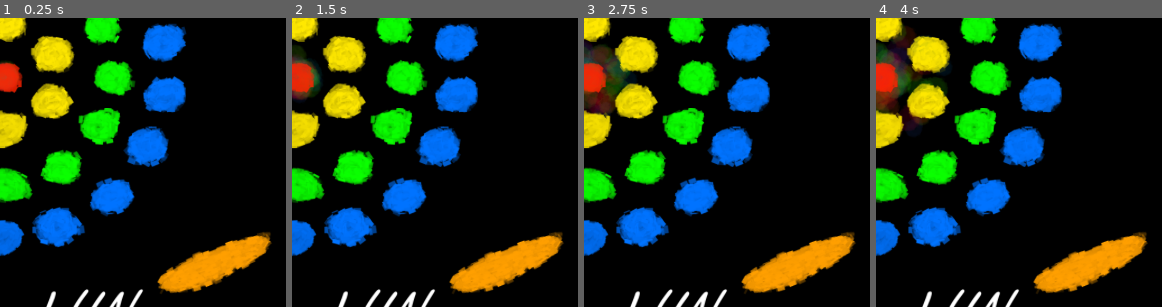
Above: before the commit, frames 1-4 (left to right).
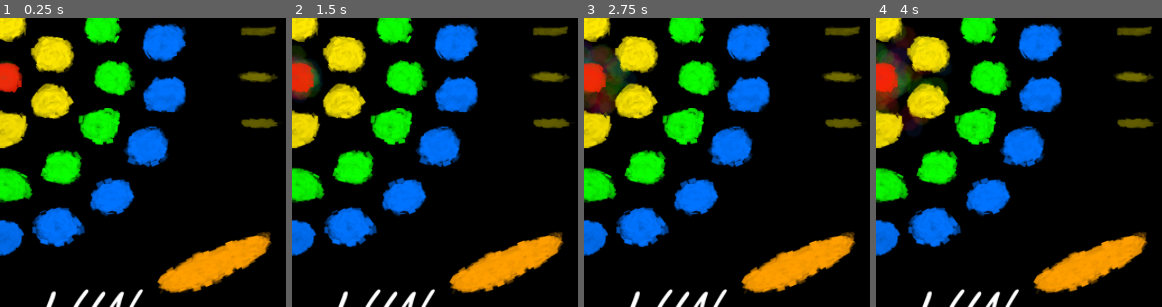
Above: after the commit, the same moments.

Repository: Sarvarian/Nimatron2021
Game: Godot game, scene res://main.tscn
The game is run twice, just before and just after one commit, with the same random seed, the same clock (stepped at 60 frames per second) and the same inputs.
Inputs (mouse positions are % of the whole screen's width and height, from its top left):
- Up to frame 1 (0.25 s): no input
- Up to frame 2 (1.5 s): tap Enter at 0.5 s; move the mouse to (73, 44) at 0.52 s; click (73, 44) at 0.67 s; click (88, 83) at 1.25 s
- Up to frame 3 (2.75 s): move the mouse to (29, 55) at 2.02 s; click (29, 55) at 2.17 s
- Up to frame 4 (4 s): move the mouse to (61, 27) at 2.77 s; click (61, 27) at 2.92 s; move the mouse to (45, 70) at 3.52 s; click (45, 70) at 3.67 s
The pictures show only the part of the screen within x 49-99%, y 39-89%; the shares and areas given below are measured in that part.

The runs differ from the first frame. In frame 1, 1.1% of the frame differs, in the area x 83-98%, y 2-39%; in frame 2, 1.1%; in frame 3, 1.1%; in frame 4, 1.1%.

Commit message:
working on ai

Diff:
--- a/aban/statics/static.gd
+++ /dev/null
@@ -1,2 +0,0 @@
-class_name Static
-extends Object
--- a/builder.gd
+++ /dev/null
@@ -1,8 +0,0 @@
-class_name Builder
-extends Node
-
-
-static func player(main: Node) -> Object:
-	var player = Player.new()
-	player.main = main
-	return player
--- a/main.gd
+++ b/main.gd
@@ -2,9 +2,14 @@
 extends Node
 
 
+var rng : RandomNumberGenerator = RandomNumberGenerator.new()
 var line_buttons_state : PoolByteArray = [false, false, false, false]
 var this_turn_lights : Array = []
 var previous_line : int = 0
+
+
+func _ready() -> void:
+	rng.randomize()
 
 
 func _on_CircleInput_gui_input(event : InputEvent) -> void:
--- a/main.tscn
+++ b/main.tscn
@@ -45,6 +45,131 @@
 [ext_resource path="res://z1939_nimatron/assets/art/submit_button/submit_button_green.tres" type="Texture" id=43]
 [ext_resource path="res://z1939_nimatron/assets/art/submit_button/submit_button_red.tres" type="Texture" id=44]
 [ext_resource path="res://z1939_nimatron/scripts/submit_button.gd" type="Script" id=45]
+[ext_resource path="res://z1939_nimatron/assets/art/stars/star_on_2.tres" type="Texture" id=46]
+[ext_resource path="res://z1939_nimatron/assets/art/stars/star_off_2.tres" type="Texture" id=47]
+[ext_resource path="res://z1939_nimatron/assets/art/stars/star_off_0.tres" type="Texture" id=48]
+[ext_resource path="res://z1939_nimatron/assets/art/stars/star_on_0.tres" type="Texture" id=49]
+[ext_resource path="res://z1939_nimatron/assets/art/stars/star_off_1.tres" type="Texture" id=50]
+[ext_resource path="res://z1939_nimatron/assets/art/stars/star_on_1.tres" type="Texture" id=51]
+[ext_resource path="res://z1939_nimatron/scripts/stars.gd" type="Script" id=52]
+
+[sub_resource type="Animation" id=11]
+length = 1.8
+tracks/0/type = "value"
+tracks/0/path = NodePath("Star0:animation")
+tracks/0/interp = 1
+tracks/0/loop_wrap = true
+tracks/0/imported = false
+tracks/0/enabled = true
+tracks/0/keys = {
+"times": PoolRealArray( 0, 1.5 ),
+"transitions": PoolRealArray( 1, 1 ),
+"update": 1,
+"values": [ "Off", "On" ]
+}
+tracks/1/type = "value"
+tracks/1/path = NodePath("Star1:animation")
+tracks/1/interp = 1
+tracks/1/loop_wrap = true
+tracks/1/imported = false
+tracks/1/enabled = true
+tracks/1/keys = {
+"times": PoolRealArray( 0, 1 ),
+"transitions": PoolRealArray( 1, 1 ),
+"update": 1,
+"values": [ "Off", "On" ]
+}
+tracks/2/type = "value"
+tracks/2/path = NodePath("Star2:animation")
+tracks/2/interp = 1
+tracks/2/loop_wrap = true
+tracks/2/imported = false
+tracks/2/enabled = true
+tracks/2/keys = {
+"times": PoolRealArray( 0, 0.5 ),
+"transitions": PoolRealArray( 1, 1 ),
+"update": 1,
+"values": [ "Off", "On" ]
+}
+
+[sub_resource type="Animation" id=12]
+length = 0.9
+loop = true
+tracks/0/type = "value"
+tracks/0/path = NodePath("Star0:animation")
+tracks/0/interp = 1
+tracks/0/loop_wrap = true
+tracks/0/imported = false
+tracks/0/enabled = true
+tracks/0/keys = {
+"times": PoolRealArray( 0, 0.3 ),
+"transitions": PoolRealArray( 1, 1 ),
+"update": 1,
+"values": [ "On", "Off" ]
+}
+tracks/1/type = "value"
+tracks/1/path = NodePath("Star1:animation")
+tracks/1/interp = 1
+tracks/1/loop_wrap = true
+tracks/1/imported = false
+tracks/1/enabled = true
+tracks/1/keys = {
+"times": PoolRealArray( 0.3, 0.6 ),
+"transitions": PoolRealArray( 1, 1 ),
+"update": 1,
+"values": [ "On", "Off" ]
+}
+tracks/2/type = "value"
+tracks/2/path = NodePath("Star2:animation")
+tracks/2/interp = 1
+tracks/2/loop_wrap = true
+tracks/2/imported = false
+tracks/2/enabled = true
+tracks/2/keys = {
+"times": PoolRealArray( 0.6, 0.9 ),
+"transitions": PoolRealArray( 1, 1 ),
+"update": 1,
+"values": [ "On", "Off" ]
+}
+
+[sub_resource type="SpriteFrames" id=13]
+animations = [ {
+"frames": [ ExtResource( 49 ) ],
+"loop": false,
+"name": "On",
+"speed": 0.0
+}, {
+"frames": [ ExtResource( 48 ) ],
+"loop": false,
+"name": "Off",
+"speed": 0.0
+} ]
+
+[sub_resource type="SpriteFrames" id=14]
+animations = [ {
+"frames": [ ExtResource( 51 ) ],
+"loop": false,
+"name": "On",
+"speed": 0.0
+}, {
+"frames": [ ExtResource( 50 ) ],
+"loop": false,
+"name": "Off",
+"speed": 0.0
+} ]
+
+[sub_resource type="SpriteFrames" id=15]
+animations = [ {
+"frames": [ ExtResource( 46 ) ],
+"loop": false,
+"name": "On",
+"speed": 0.0
+}, {
+"frames": [ ExtResource( 47 ) ],
+"loop": false,
+"name": "Off",
+"speed": 0.0
+} ]
 
 [sub_resource type="SpriteFrames" id=5]
 animations = [ {
@@ -1020,6 +1145,63 @@
 z_index = -1
 texture = ExtResource( 20 )
 
+[node name="Texts" type="Node2D" parent="."]
+scale = Vector2( 0.14, 0.14 )
+__meta__ = {
+"_edit_group_": true,
+"_edit_lock_": true
+}
+
+[node name="az_nimatron_says" type="Sprite" parent="Texts"]
+position = Vector2( 1638, 396 )
+texture = ExtResource( 41 )
+__meta__ = {
+"_edit_lock_": true
+}
+
+[node name="who_extenguishes" type="Sprite" parent="Texts"]
+position = Vector2( 387, 2088 )
+rotation = -1.5708
+texture = ExtResource( 40 )
+__meta__ = {
+"_edit_lock_": true
+}
+
+[node name="the_last_light_wins" type="Sprite" parent="Texts"]
+position = Vector2( 1674, 3915 )
+texture = ExtResource( 42 )
+__meta__ = {
+"_edit_lock_": true
+}
+
+[node name="Stars" type="Node2D" parent="."]
+position = Vector2( 555, 300 )
+scale = Vector2( 0.14, 0.14 )
+script = ExtResource( 52 )
+__meta__ = {
+"_edit_group_": true,
+"_edit_lock_": true
+}
+
+[node name="AnimationPlayer" type="AnimationPlayer" parent="Stars"]
+anims/Reset = SubResource( 11 )
+anims/Thinking = SubResource( 12 )
+
+[node name="Star0" type="AnimatedSprite" parent="Stars"]
+position = Vector2( -13.5, -324 )
+frames = SubResource( 13 )
+animation = "Off"
+
+[node name="Star1" type="AnimatedSprite" parent="Stars"]
+position = Vector2( -13.5, 0 )
+frames = SubResource( 14 )
+animation = "Off"
+
+[node name="Star2" type="AnimatedSprite" parent="Stars"]
+position = Vector2( 0, 324 )
+frames = SubResource( 15 )
+animation = "Off"
+
 [node name="CircleInput" type="Control" parent="."]
 anchor_right = 1.0
 anchor_bottom = 1.0
@@ -1087,35 +1269,6 @@
 "_edit_use_anchors_": false
 }
 
-[node name="Texts" type="Node2D" parent="."]
-scale = Vector2( 0.14, 0.14 )
-__meta__ = {
-"_edit_group_": true,
-"_edit_lock_": true
-}
-
-[node name="az_nimatron_says" type="Sprite" parent="Texts"]
-position = Vector2( 1638, 396 )
-texture = ExtResource( 41 )
-__meta__ = {
-"_edit_lock_": true
-}
-
-[node name="who_extenguishes" type="Sprite" parent="Texts"]
-position = Vector2( 387, 2088 )
-rotation = -1.5708
-texture = ExtResource( 40 )
-__meta__ = {
-"_edit_lock_": true
-}
-
-[node name="the_last_light_wins" type="Sprite" parent="Texts"]
-position = Vector2( 1674, 3915 )
-texture = ExtResource( 42 )
-__meta__ = {
-"_edit_lock_": true
-}
-
 [node name="Camera2D" type="Camera2D" parent="."]
 offset = Vector2( 300, 300 )
 current = true
@@ -1123,6 +1276,7 @@
 "_edit_lock_": true
 }
 
+[connection signal="animation_finished" from="Stars/AnimationPlayer" to="Stars" method="animation_finished"]
 [connection signal="gui_input" from="CircleInput" to="." method="_on_CircleInput_gui_input" flags=3]
 [connection signal="button_down" from="Submit/SubmitButton" to="Submit" method="down" flags=3]
 [connection signal="button_up" from="Submit/SubmitButton" to="Submit" method="up"]
--- a/aban/statics/nim.gd
+++ b/nim.gd
@@ -1,5 +1,5 @@
 class_name Nim
-extends Static
+extends Object
 
 
 static func play(
--- a/project.godot
+++ b/project.godot
@@ -10,30 +10,18 @@
 
 _global_script_classes=[ {
 "base": "Node",
-"class": "Builder",
-"language": "GDScript",
-"path": "res://builder.gd"
-}, {
-"base": "Node",
 "class": "Main",
 "language": "GDScript",
 "path": "res://main.gd"
 }, {
-"base": "Static",
+"base": "Reference",
 "class": "Nim",
 "language": "GDScript",
-"path": "res://aban/statics/nim.gd"
-}, {
-"base": "Object",
-"class": "Static",
-"language": "GDScript",
-"path": "res://aban/statics/static.gd"
+"path": "res://nim.gd"
 } ]
 _global_script_class_icons={
-"Builder": "",
 "Main": "",
-"Nim": "",
-"Static": ""
+"Nim": ""
 }
 
 [application]
Not shown: 1 places in main.tscn that only renumber resources
